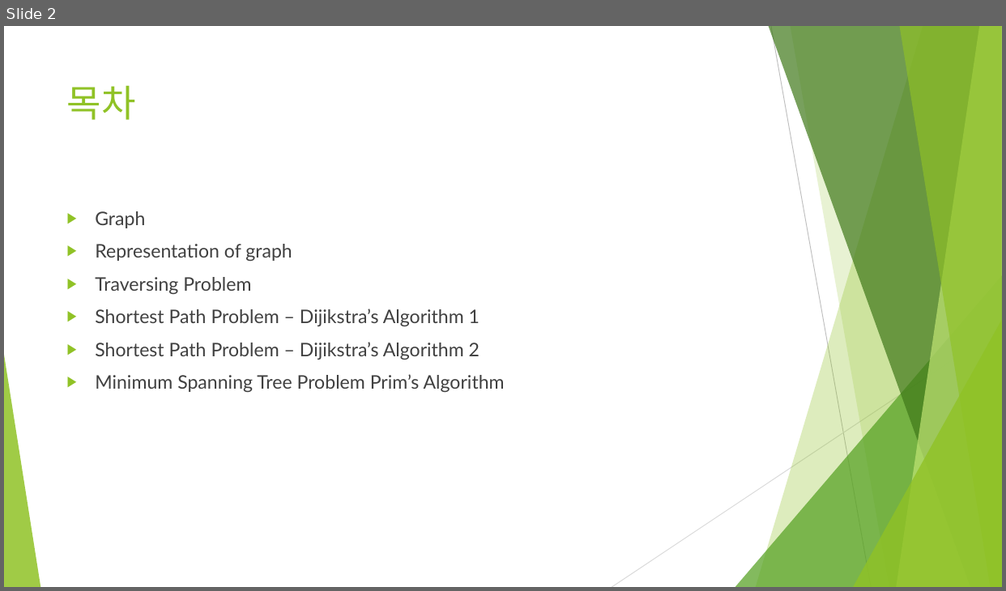
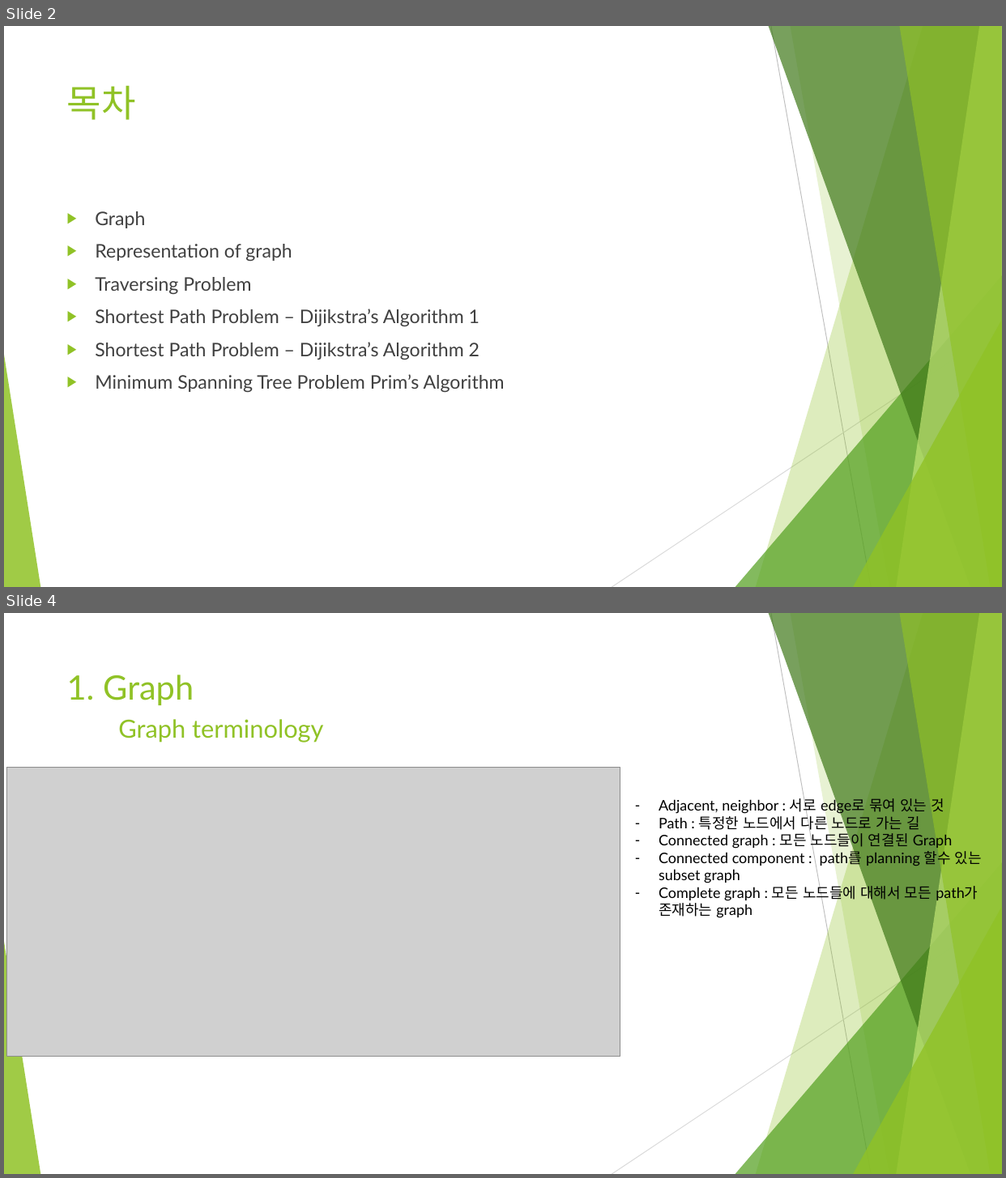
Before and after one commit to Heechul90/Data_Structure_and_Algorithms, a slide deck: 2. Non-Linear Structure, Optimiztion,and Algorithm/5/5. DataStructure & Algorithm 2.pptx. Shown one above the other, each under a label of ours: slide 2 before the commit, slides 2 and 4 after it; the slides between them are not shown. The pictures are 1006x591 and 1006x1178 pixels, drawn with LibreOffice and Linux fonts; fonts in the diff are those of the drawing; grey boxes stand for pictures. Boxes give left, top, right and bottom in pixels: in the first picture for what was removed or moved away, otherwise in the second. Text is boxed around its words. In the diff, an @@ line names an element or a change of style, - is before the commit and + after.

Commit message:
Graph

```diff
--- a/2. Non-Linear Structure, Optimiztion,and Algorithm/5/5. DataStructure & Algorithm 2.pptx
+++ b/2. Non-Linear Structure, Optimiztion,and Algorithm/5/5. DataStructure & Algorithm 2.pptx
@@ slide 4 added at [4, 613, 1002, 1174], background #FFFFFF; not listed: 10 template elements that a slide beside it also shows @@
@@ title added at [67, 675, 194, 705], 32.4 pt, text #90C226 @@
+1. Graph
@@ text added at [118, 719, 323, 743], 24 pt, text #90C226 @@
+Graph terminology
@@ picture added at [7, 768, 620, 1057] @@
@@ text added at [658, 796, 982, 918], 14 pt, text #000000 @@
+– Adjacent, neighbor : 서로 edge로 묶여 있는 것
+– Path : 특정한 노드에서 다른 노드로 가는 길
+– Connected graph : 모든 노드들이 연결된 Graph
+– Connected component : path를 planning 할수 있는 subset graph
+– Complete graph : 모든 노드들에 대해서 모든 path가 존재하는 graph
```
Also in this commit, not shown: 1 slide changed, 8 other slides added, 1 slide removed.
